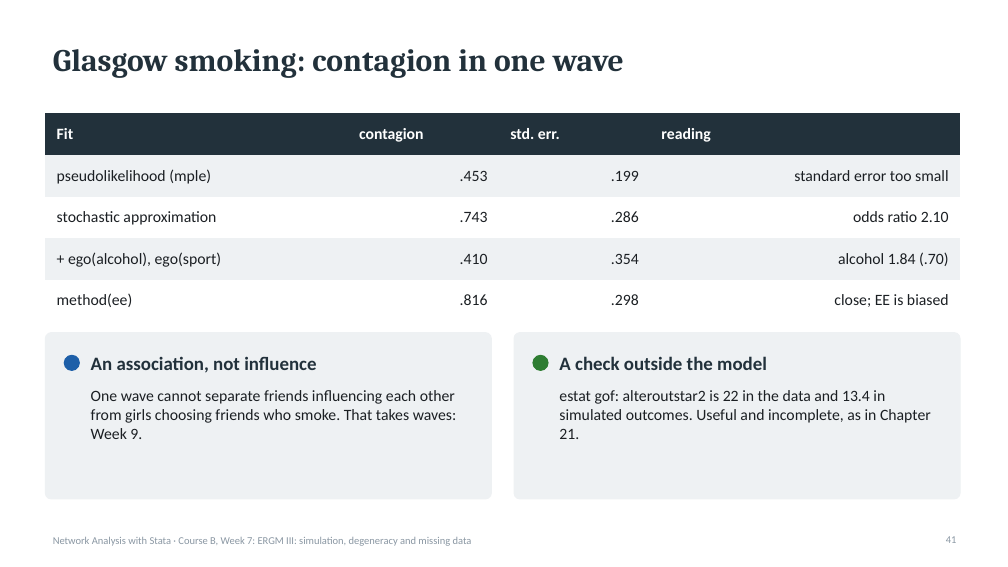
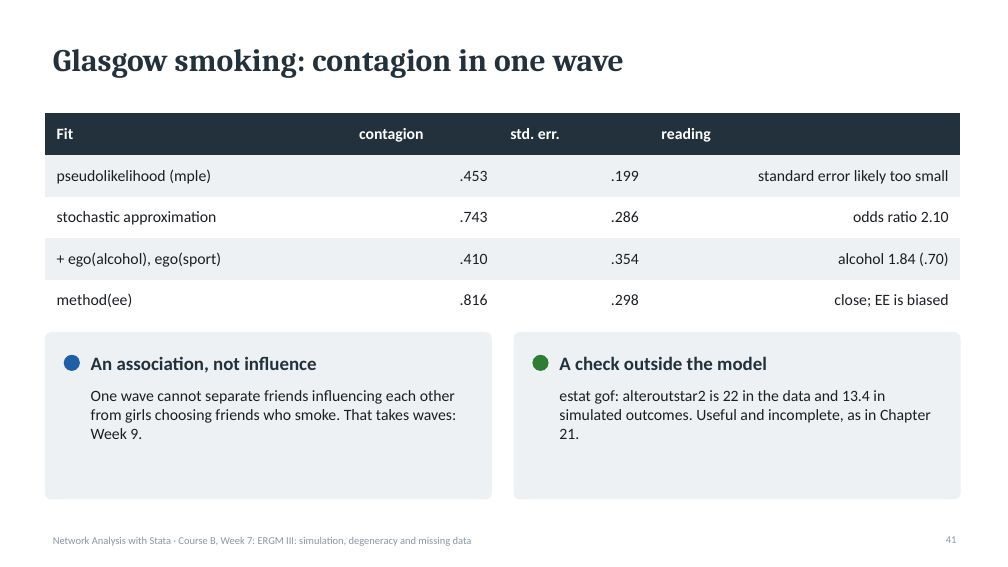
Before and after one commit to thomas-u-grund/nwcommands, a slide deck: slide 41 of website/book/teaching/slides/courseB_week07_ergm3_simulation_degeneracy.pptx. Drawn at 1008x567 pixels with LibreOffice and Linux fonts; fonts in the diff are those of the drawing. Boxes give left, top, right and bottom in pixels: in the first picture for what was removed or moved away, otherwise in the second. Text is boxed around its words. In the diff, an @@ line names an element or a change of style, - is before the commit and + after.

```diff
--- a/website/book/teaching/slides/courseB_week07_ergm3_simulation_degeneracy.pptx
+++ b/website/book/teaching/slides/courseB_week07_ergm3_simulation_degeneracy.pptx
@@ table at (45,113,960,311) @@
-row 2, column 4: standard error too small
+row 2, column 4: standard error likely too small
```
Also in this commit, not shown: 1 other slide changed, 1 other file.
